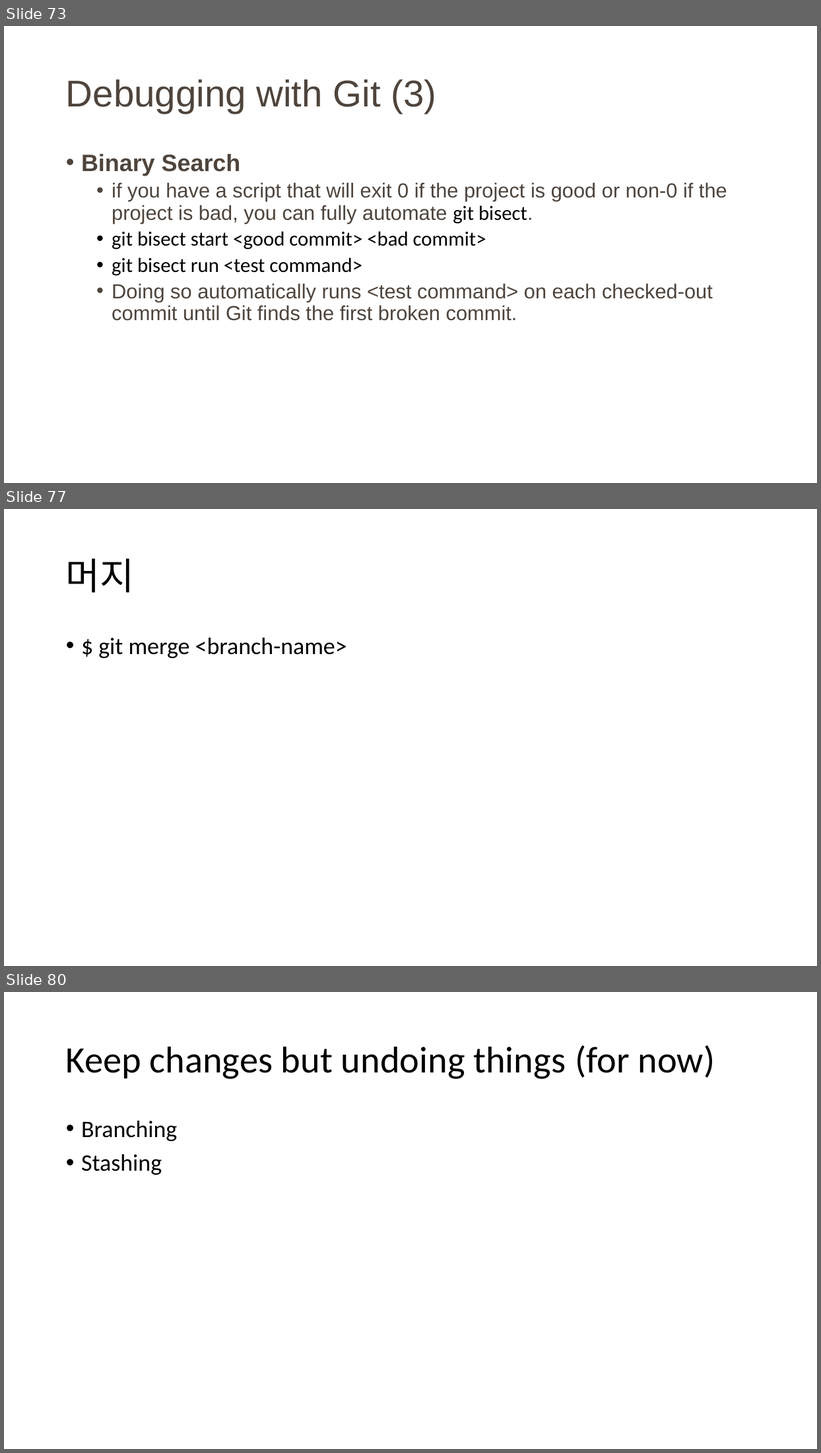
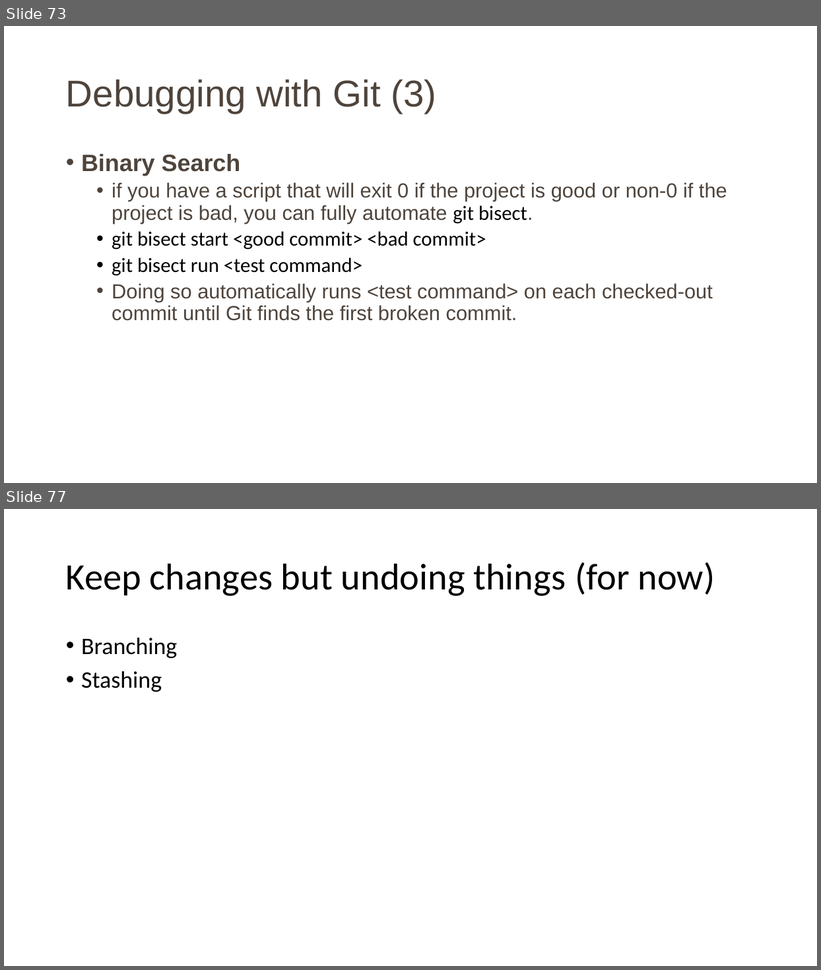
Before and after one commit to wontheone1/learning-git-ppt, a slide deck: learning_git.pptx. Shown one above the other, each under a label of ours: slides 73, 77 and 80 before the commit, slides 73 and 77 after it; the slides between them are not shown. The pictures are 821x1453 and 821x970 pixels, drawn with LibreOffice and Linux fonts; fonts in the diff are those of the drawing. Boxes give left, top, right and bottom in pixels: in the first picture for what was removed or moved away, otherwise in the second. Text is boxed around its words. In the diff, an @@ line names an element or a change of style, - is before the commit and + after.

```diff
--- a/learning_git.pptx
+++ b/learning_git.pptx
@@ slide 77 removed at <box>4,509,817,966</box>, background #FFFFFF @@
@@ title removed at <box>66,559,135,593</box> @@
-머지
@@ text removed at <box>98,638,347,658</box> @@
-• $ git merge <branch-name>
@@ what was slide 80 is now slide 77 @@
```
Also in this commit, not shown: 4 slides changed, 13 slides added, 11 other slides removed.
